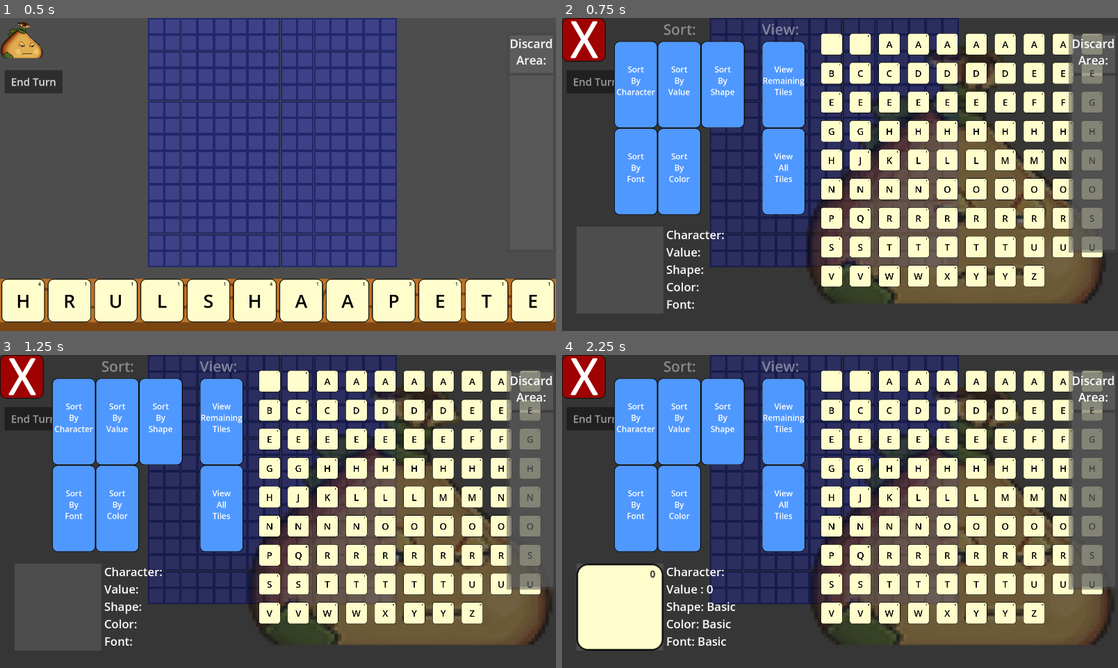
Above: before the commit, frames 1-4 (two rows, left to right).
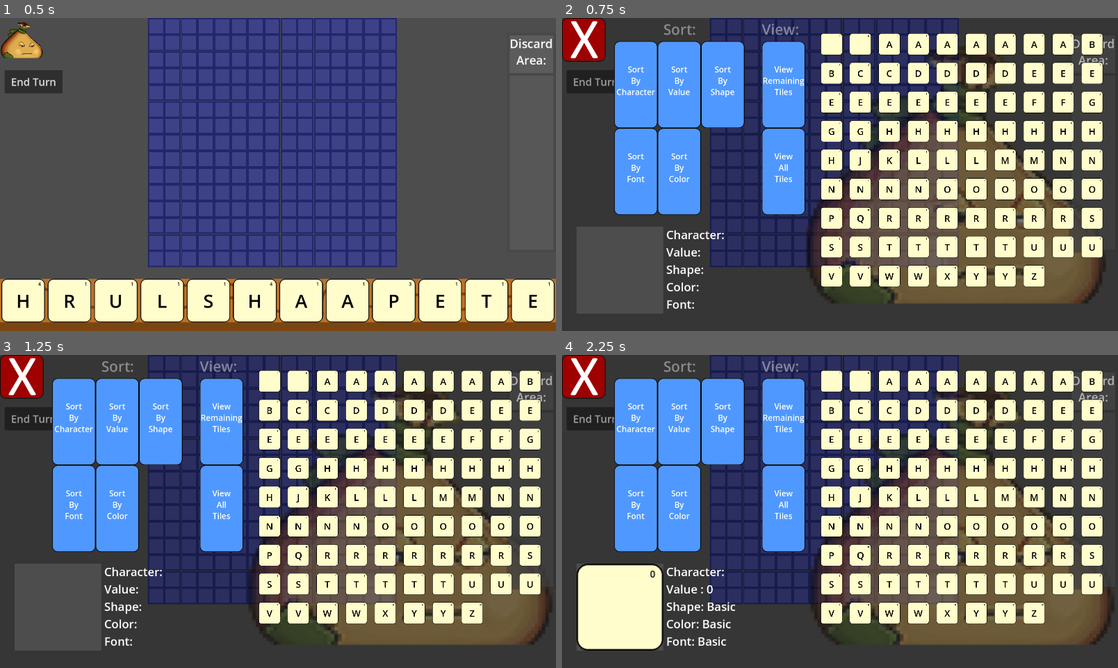
Above: after the commit, the same moments.

Repository: JRoeseph/Scribes
Game: Godot game, scene res://scenes/main_environment.tscn
The game is run twice, just before and just after one commit, with the same random seed, the same clock (stepped at 60 frames per second) and the same inputs.
Inputs (mouse positions are in pixels of both pictures, inside the frame that each line leads up to):
- Up to frame 1 (0.5 s): no input
- Up to frame 2 (0.75 s): click (584, 39) at 0.5 s
- Up to frame 3 (1.25 s): no input
- Up to frame 4 (2.25 s): click "End Turn" at 1.25 s; click (828, 380) at 2 s

Frame 1 is identical in both runs. In frame 2, 2.7% of the frame differs, in the area x 91-100%, y 5-75%; in frame 3, 2.7%; in frame 4, 2.7%.

Commit message:
Style and accuracy changes

Diff:
--- a/scenes/main_environment.tscn
+++ b/scenes/main_environment.tscn
@@ -129,6 +129,50 @@
 offset_bottom = 260.0
 theme_override_font_sizes/font_size = 36
 text = "End Turn"
+
+[node name="DiscardArea" type="Control" parent="." node_paths=PackedStringArray("main_env", "tile_area_color")]
+layout_mode = 3
+anchors_preset = 0
+offset_left = 1750.0
+offset_top = 50.0
+offset_right = 1920.0
+offset_bottom = 810.0
+script = ExtResource("10_hn27u")
+main_env = NodePath("..")
+tile_area_color = NodePath("TileAreaColor")
+
+[node name="BaseColor" type="ColorRect" parent="DiscardArea"]
+layout_mode = 0
+offset_right = 170.0
+offset_bottom = 760.0
+color = Color(0.27451, 0.27451, 0.27451, 0.501961)
+
+[node name="TextArea" type="ColorRect" parent="DiscardArea"]
+layout_mode = 0
+offset_left = 10.0
+offset_top = 10.0
+offset_right = 160.0
+offset_bottom = 140.0
+color = Color(0.431373, 0.431373, 0.431373, 0.501961)
+
+[node name="RichTextLabel" type="RichTextLabel" parent="DiscardArea"]
+layout_mode = 0
+offset_left = 10.0
+offset_top = 10.0
+offset_right = 160.0
+offset_bottom = 140.0
+theme_override_font_sizes/normal_font_size = 41
+bbcode_enabled = true
+text = "[center]Discard
+Area:"
+
+[node name="TileAreaColor" type="ColorRect" parent="DiscardArea"]
+layout_mode = 0
+offset_left = 10.0
+offset_top = 150.0
+offset_right = 160.0
+offset_bottom = 750.0
+color = Color(0.392157, 0.392157, 0.392157, 0.501961)
 
 [node name="BagMenu" type="Control" parent="." node_paths=PackedStringArray("tile_area")]
 visible = false
@@ -466,48 +510,6 @@
 text = "Font:
 "
 
-[node name="DiscardArea" type="Control" parent="."]
-layout_mode = 3
-anchors_preset = 0
-offset_left = 1750.0
-offset_top = 50.0
-offset_right = 1920.0
-offset_bottom = 810.0
-script = ExtResource("10_hn27u")
-
-[node name="BaseColor" type="ColorRect" parent="DiscardArea"]
-layout_mode = 0
-offset_right = 170.0
-offset_bottom = 760.0
-color = Color(0.27451, 0.27451, 0.27451, 0.501961)
-
-[node name="TextArea" type="ColorRect" parent="DiscardArea"]
-layout_mode = 0
-offset_left = 10.0
-offset_top = 10.0
-offset_right = 160.0
-offset_bottom = 140.0
-color = Color(0.431373, 0.431373, 0.431373, 0.501961)
-
-[node name="RichTextLabel" type="RichTextLabel" parent="DiscardArea"]
-layout_mode = 0
-offset_left = 10.0
-offset_top = 10.0
-offset_right = 160.0
-offset_bottom = 140.0
-theme_override_font_sizes/normal_font_size = 41
-bbcode_enabled = true
-text = "[center]Discard
-Area:"
-
-[node name="TileAreaColor" type="ColorRect" parent="DiscardArea"]
-layout_mode = 0
-offset_left = 10.0
-offset_top = 150.0
-offset_right = 160.0
-offset_bottom = 750.0
-color = Color(0.392157, 0.392157, 0.392157, 0.501961)
-
 [connection signal="pressed" from="Bag" to="Bag" method="_on_pressed"]
 [connection signal="pressed" from="EndTurnButton" to="." method="_on_end_turn_button_pressed"]
 [connection signal="pressed" from="BagMenu/CloseButton" to="BagMenu" method="_on_close_button_pressed"]
--- a/scripts/discard_area.gd
+++ b/scripts/discard_area.gd
@@ -6,7 +6,10 @@
 ## there and removing them on turn end
 
 ## Reference to the main environment
-@onready var main_env: MainEnvironment = get_parent()
+@export var main_env: MainEnvironment
+
+## Reference to the color rect of where the tiles go
+@export var tile_area_color: ColorRect
 
 ## Whether or not the space is locked for future grabbing
 var tile_array: Array = [] :
@@ -58,8 +61,10 @@
 	var scale: float = 1.0/(columns as float)
 	var tween: Tween = get_tree().create_tween().bind_node(self).set_trans(Tween.TRANS_SINE)
 	for tile: BaseRenderTile in tile_array:
-		var x_pos: float = curr_col*150*scale+10-(75-75*scale)
-		var y_pos: float = curr_row*150*scale+150-(75-75*scale)
+		var x_pos: float = (curr_col * tile.size.x * scale + tile_area_color.position.x -
+				(tile.size.x / 2 - tile.size.x / 2 * scale))
+		var y_pos: float = curr_row * tile.size.x * scale + tile.size.x - (tile.size.x / 2 -
+				tile.size.x / 2 * scale)
 		tween.parallel().tween_property(tile, "position", Vector2(x_pos, y_pos), 0.2)
 		tween.parallel().tween_property(tile, "scale", Vector2(scale, scale), 0.2)
 		tween.parallel().tween_property(tile.tile_sprite, "rotation", 0, 0.2)
@@ -73,10 +78,10 @@
 func clear_tiles() -> void:
 	var tween: Tween = get_tree().create_tween().bind_node(self).set_trans(Tween.TRANS_SINE)
 	for tile: BaseRenderTile in tile_array:
-		tween.parallel().chain().tween_property(tile, "position", Vector2(-1740, -50), 0.2)
+		tween.parallel().chain().tween_property(tile, "global_position",
+				main_env.bag_sprite.global_position, 0.2)
 		tween.parallel().tween_property(tile, "scale", Vector2(0, 0), 0.2)
 	await tween.finished
 	for tile: BaseRenderTile in tile_array:
 		remove_child(tile)
-		main_env.add_tile_to_remaining_bag(tile.base_tile)
 	tile_array = []
--- a/scripts/main_environment.gd
+++ b/scripts/main_environment.gd
@@ -47,12 +47,9 @@
 		if rack_tiles.find(value) == -1:
 			add_child(grabbed_tile)
 			hover_space = board.find_hover_space()
-			if hover_space != null:
-				grabbed_tile.global_position = hover_space.global_position
-				anim_grab_tile_to_hover(true)
-			else:
-				grabbed_tile.global_position = discard_area.grab_global_pos
-				anim_grab_tile_to_hover(true)
+			grabbed_tile.global_position = (hover_space.global_position
+					if hover_space != null else discard_area.grab_global_pos)
+			anim_grab_tile_to_hover(true)
 		else:
 			rack_tiles.erase(value)
 			anim_render_rack()
